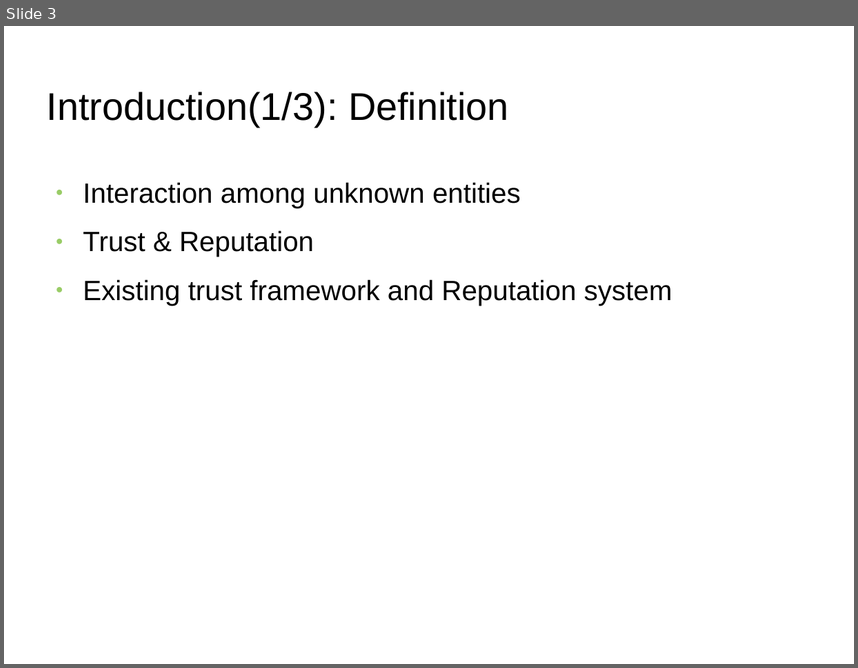
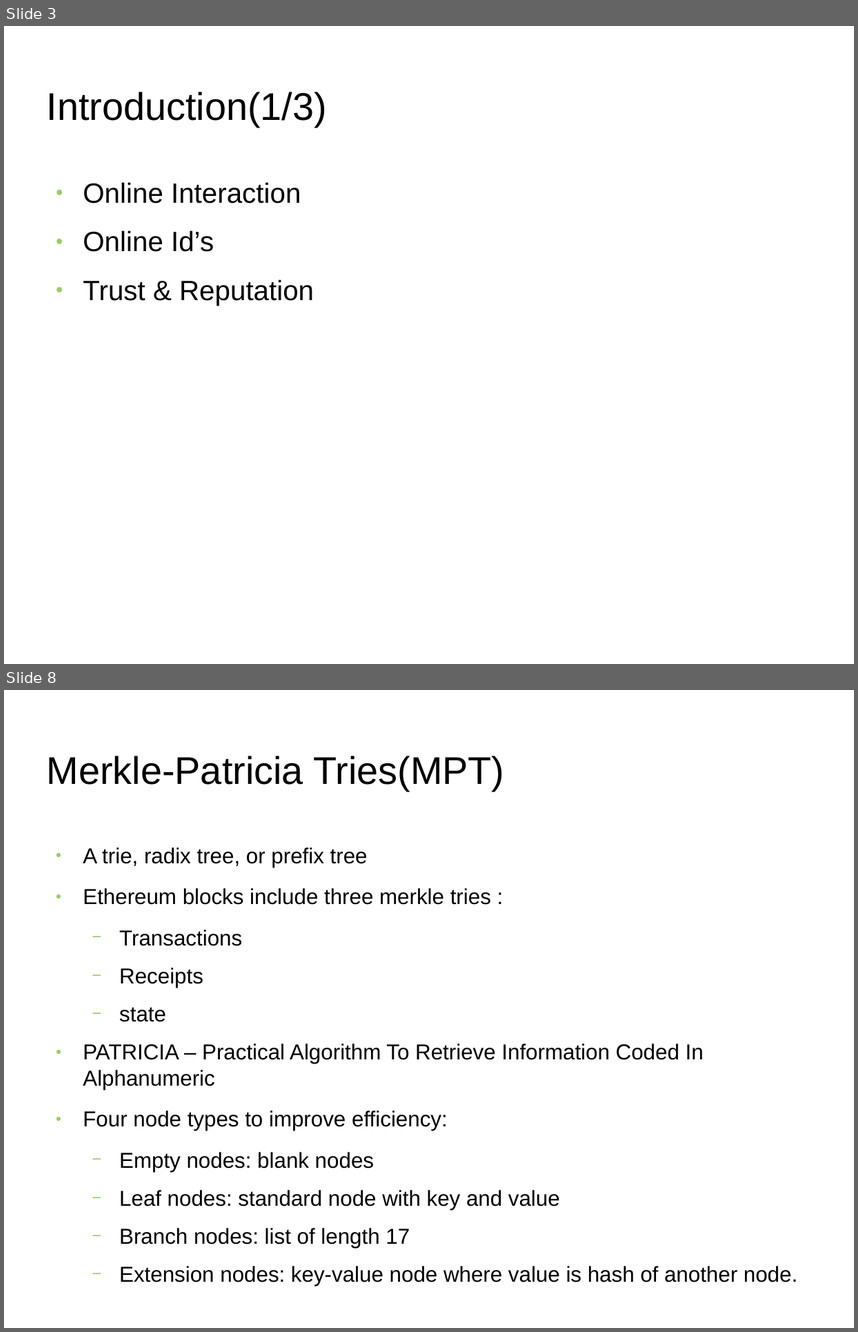
Before and after one commit to s2-t2/blockchain_reputation_system, a slide deck: documents/Presentation/Presentation.odp. Shown one above the other, each under a label of ours: slide 3 before the commit, slides 3 and 8 after it; the slides between them are not shown. The pictures are 858x668 and 858x1332 pixels, drawn with LibreOffice and Linux fonts; fonts in the diff are those of the drawing; background and template pictures are left out. Boxes give left, top, right and bottom in pixels: in the first picture for what was removed or moved away, otherwise in the second. Text is boxed around its words. In the diff, an @@ line names an element or a change of style, - is before the commit and + after.

```diff
--- a/documents/Presentation/Presentation.odp
+++ b/documents/Presentation/Presentation.odp
@@ slide 8 added at [4, 690, 854, 1328], background picture (left out) @@
@@ title added at [47, 756, 504, 791], 36 pt, text #000000 @@
+Merkle-Patricia Tries(MPT)
@@ text added at [83, 847, 797, 1285], 20.1 pt, text #000000 @@
+● A trie, radix tree, or prefix tree
+● Ethereum blocks include three merkle tries :
+  − Transactions
+  − Receipts
+  − state
+● PATRICIA – Practical Algorithm To Retrieve Information Coded In Alphanumeric
+● Four node types to improve efficiency:
+  − Empty nodes: blank nodes
+  − Leaf nodes: standard node with key and value
+  − Branch nodes: list of length 17
+  − Extension nodes: key-value node where value is hash of another node.
@@ slide 3 changed as well @@
@@ title at [47, 92, 328, 127]: text changed @@
-Introduction(1/3): Definition
+Introduction(1/3)
@@ text at [83, 182, 301, 252]: text changed @@
-● Interaction among unknown entities
+● Online Interaction
+● Online Id’s
@@ text at [83, 279, 673, 305]: paragraph removed @@
-● Existing trust framework and Reputation system
```
Also in this commit, not shown: 5 other slides changed, 16 other slides added, 5 slides removed, 10 other files.
